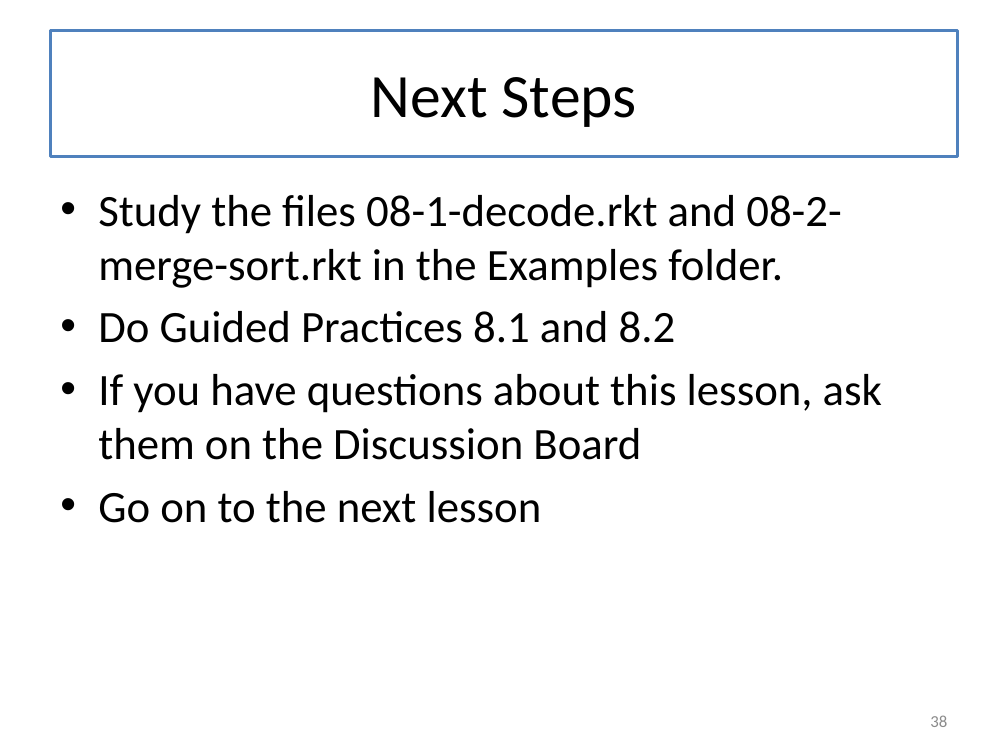
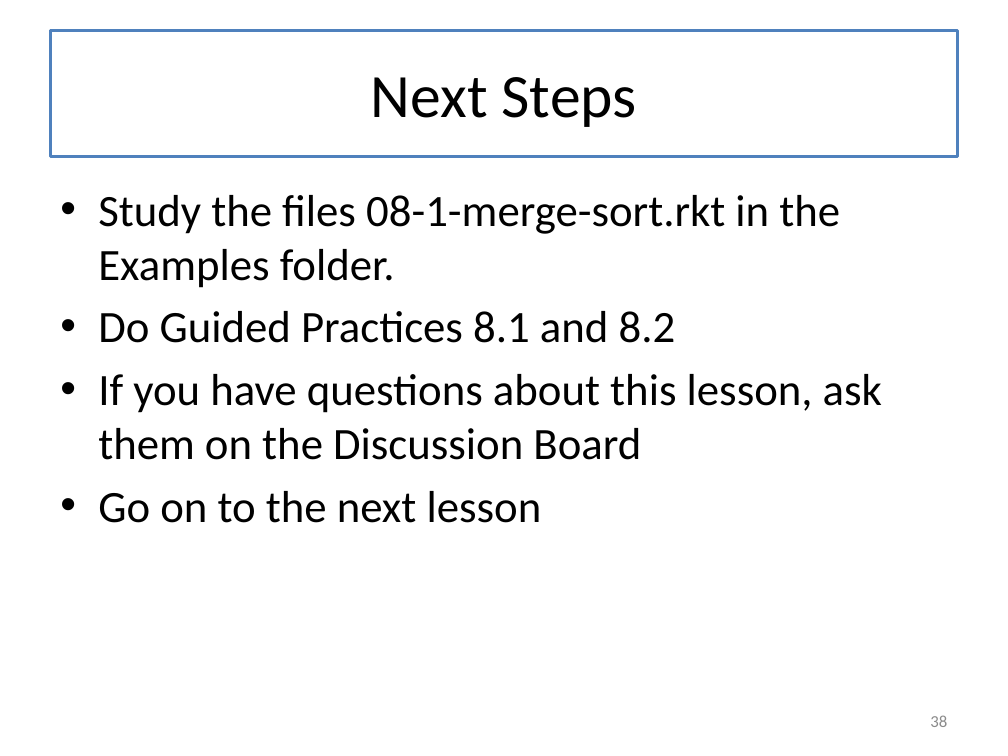
Before and after one commit to mwand/cs5010f17, a slide deck: slide 38 of Slides/Lesson 8.1 General Recursion.pptx. Drawn at 1008x756 pixels with LibreOffice and Linux fonts; fonts in the diff are those of the drawing. Boxes give left, top, right and bottom in pixels: in the first picture for what was removed or moved away, otherwise in the second. Text is boxed around its words. In the diff, an @@ line names an element or a change of style, - is before the commit and + after.

Commit message:
removed reference to 08-1-decode.rkt in L8.1

```diff
--- a/Slides/Lesson 8.1 General Recursion.pptx
+++ b/Slides/Lesson 8.1 General Recursion.pptx
@@ text at box(98, 195, 840, 288): text changed @@
-• Study the files 08-1-decode.rkt and 08-2-merge-sort.rkt in the Examples folder.
+• Study the files 08-1-merge-sort.rkt in the Examples folder.
```
